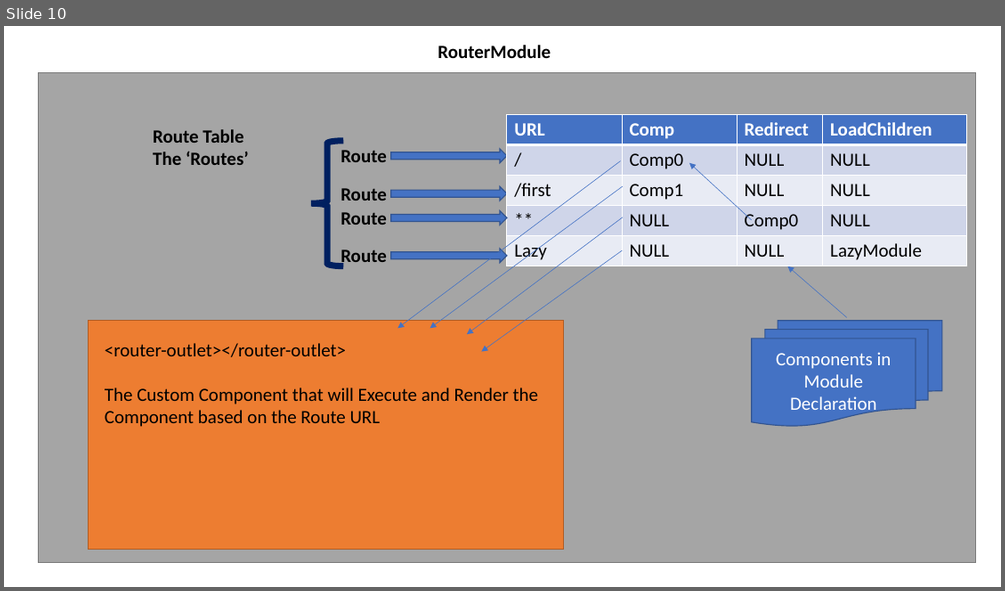
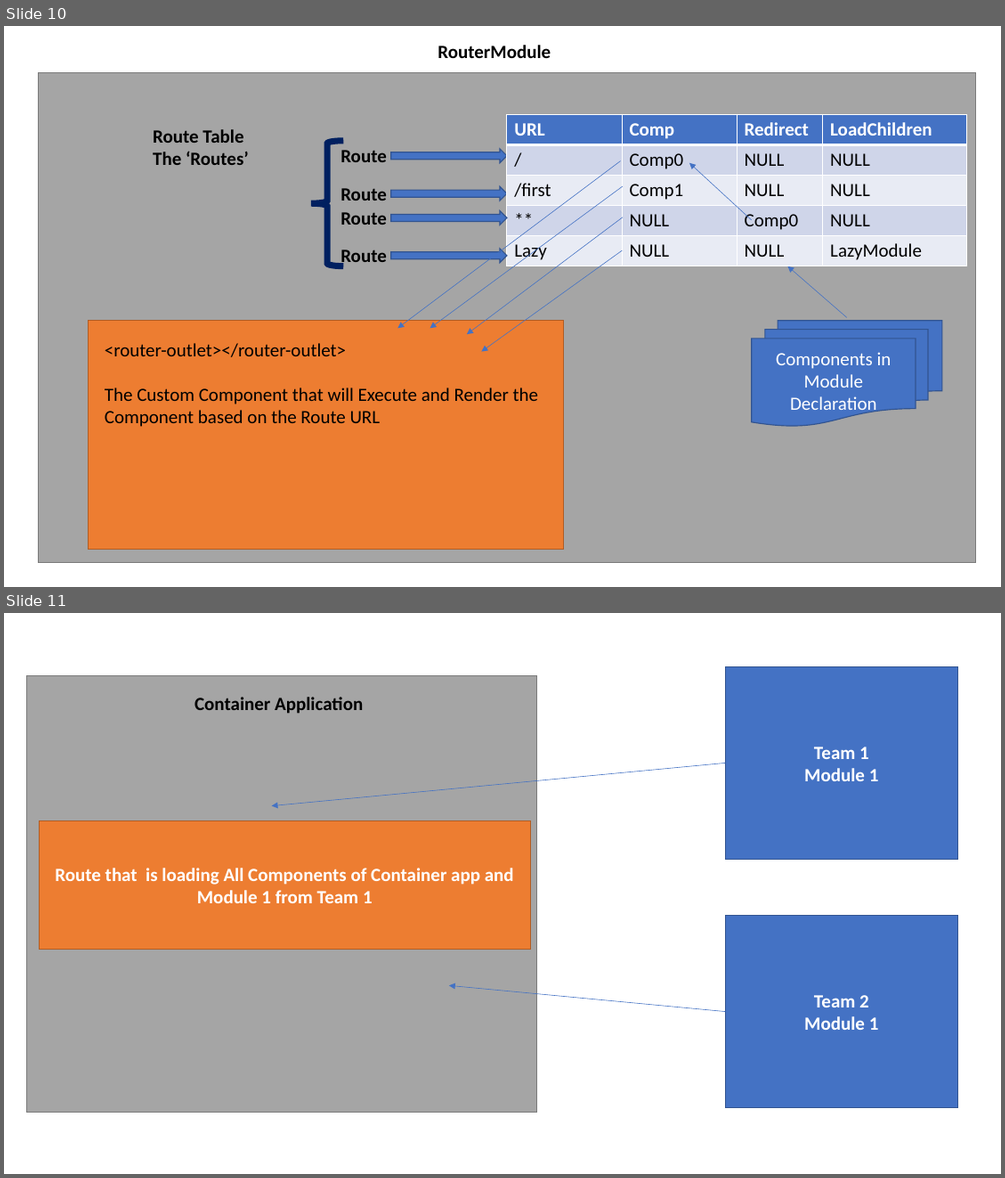
Before and after one commit to maheshsabnis/Blaz_Ng_Jan2022, a slide deck: images_NG.pptx. Shown one above the other, each under a label of ours: slide 10 before the commit, slides 10 and 11 after it. The pictures are 1005x591 and 1005x1178 pixels, drawn with LibreOffice and Linux fonts; fonts in the diff are those of the drawing. Boxes give left, top, right and bottom in pixels: in the first picture for what was removed or moved away, otherwise in the second. Text is boxed around its words. In the diff, an @@ line names an element or a change of style, - is before the commit and + after.

```diff
--- a/images_NG.pptx
+++ b/images_NG.pptx
@@ slide 11 added at bbox=[4, 613, 1001, 1174], background #FFFFFF @@
@@ rectangle added at bbox=[26, 676, 536, 1111], fill #A5A5A5, outline #7A7A7A 1 pt @@
@@ rectangle added at bbox=[726, 666, 958, 860], fill #4472C4, outline #325491 1 pt, 18 pt, text #FFFFFF, bold @@
+Team 1
+Module 1
@@ text added at bbox=[194, 697, 363, 714], 18 pt, text #000000, bold @@
+Container Application
@@ arrow added from (726, 763) to (272, 806), #4472C4 0.5 pt @@
@@ rectangle added at bbox=[39, 821, 531, 949], fill #ED7D31, outline #AF5C24 1 pt, 18 pt, text #FFFFFF, bold @@
+Route that is loading All Components of Container app and Module 1 from Team 1
@@ rectangle added at bbox=[726, 915, 958, 1108], fill #4472C4, outline #325491 1 pt, 18 pt, text #FFFFFF, bold @@
+Team 2
+Module 1
@@ arrow added from (726, 1012) to (449, 985), #4472C4 0.5 pt @@
```
Also in this commit, not shown: 19 other files.
